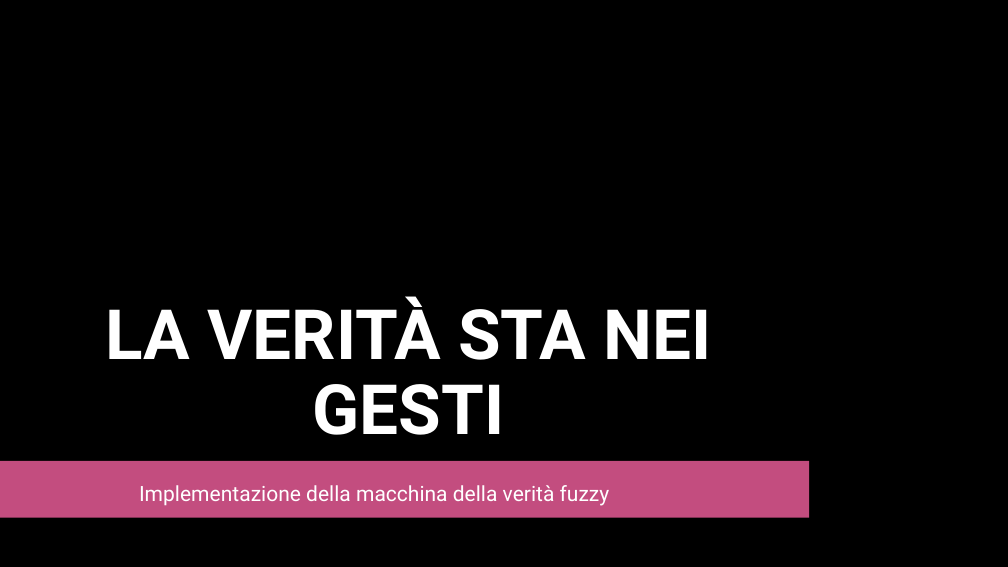
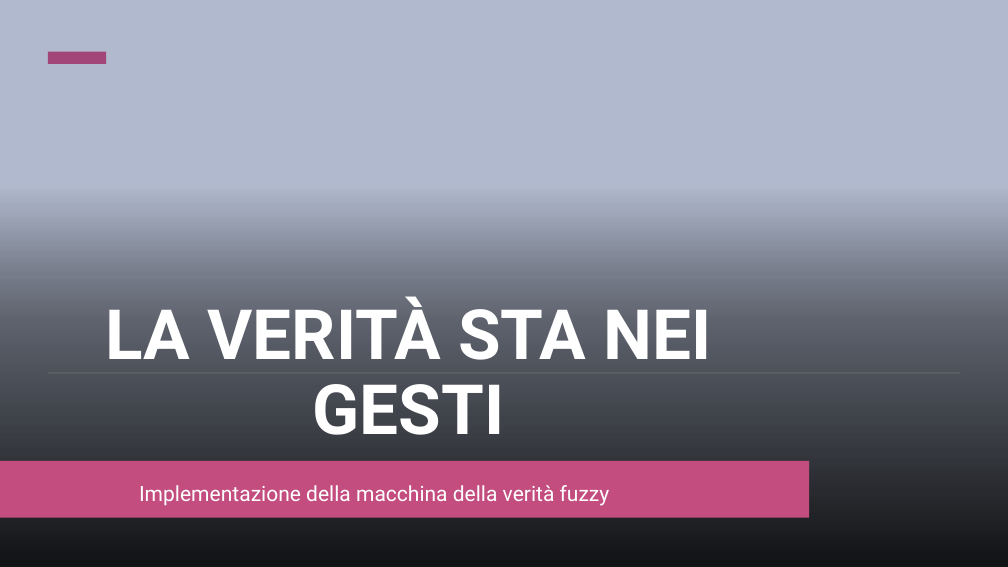
Before and after one commit to ClaudiaMarano/Progetto-Fuzzy, a slide deck: slide 1 of LA VERITÀ STA NEI GESTI.pptx. Drawn at 1008x567 pixels with LibreOffice and Linux fonts; fonts in the diff are those of the drawing; background and template pictures are left out. Boxes give left, top, right and bottom in pixels: in the first picture for what was removed or moved away, otherwise in the second. Text is boxed around its words. In the diff, an @@ line names an element or a change of style, - is before the commit and + after.

```diff
--- a/LA VERITÀ STA NEI GESTI.pptx
+++ b/LA VERITÀ STA NEI GESTI.pptx
@@ rectangle at (0,0,1008,567): fill #000000 to #002060 at 17% opacity @@
@@ rectangle added at (48,52,106,64), fill #C34D7F @@
@@ rectangle added at (48,372,960,374), fill #FBFCFC @@
```
Also in this commit, not shown: 8 other slides changed, 4 slides added, 1 other file.
